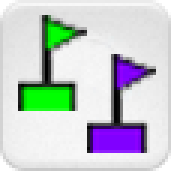
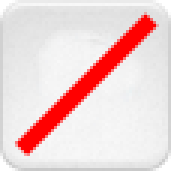
Revision of a layered 171 x 171 image; what changed, layer by layer:
hid "Layer 2" over (x1=87, y1=54, x2=156, y2=153)
hid "Layer 1" over (x1=18, y1=15, x2=87, y2=111)
showed "Shape 1", painted on it over (x1=15, y1=12, x2=159, y2=156)
